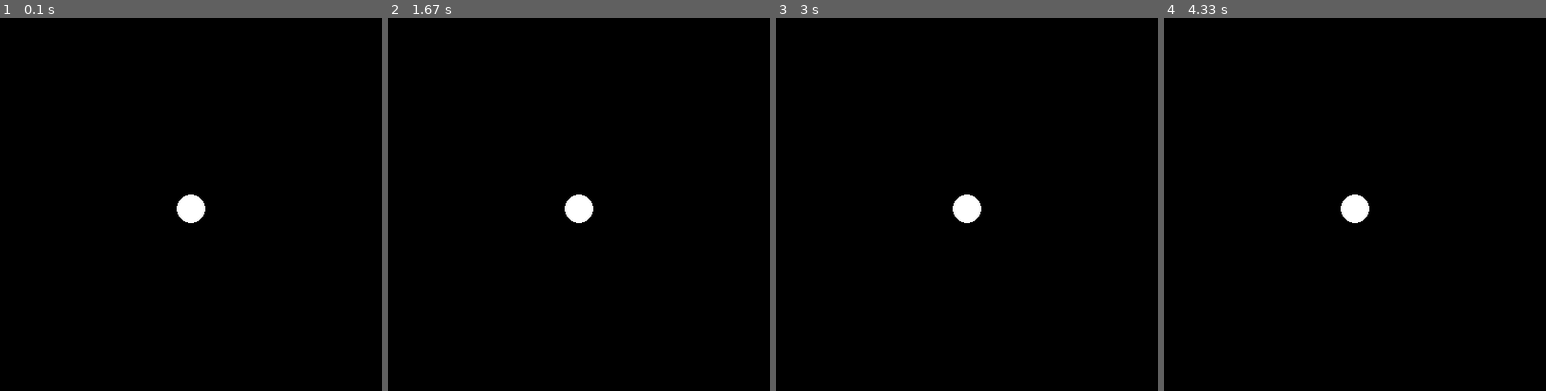
Above: before the commit, frames 1-4 (left to right).
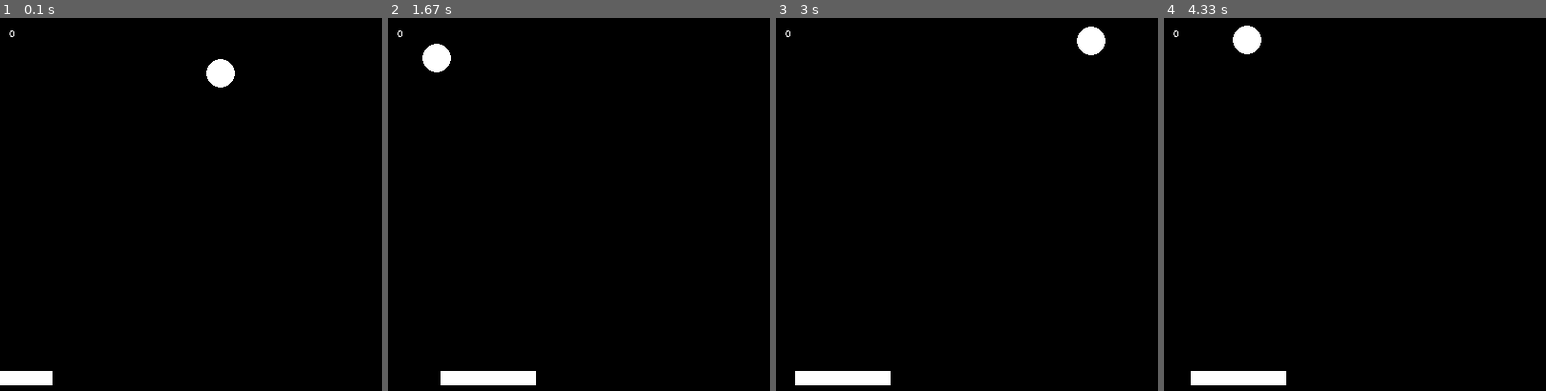
Above: after the commit, the same moments.

Repository: JackDaniels2005/Python
Game: pygame game, started from Pygame/PongGame/Pong.py
The game is run twice, just before and just after one commit, with the same random seed, the same clock (stepped at 60 frames per second) and the same inputs.
Inputs (mouse positions are in pixels of both pictures, inside the frame that each line leads up to):
- Up to frame 1 (0.1 s): no input
- Up to frame 2 (1.67 s): tap Space at 0.33, 0.73, 1.03 s; move the mouse to (487, 211) at 0.7 s; click (716, 342) at 1.22 s; click (487, 133) at 1.55 s
- Up to frame 3 (3 s): click (967, 256) at 1.88 s; click (913, 129) at 2.22 s; click (1100, 308) at 2.55 s; click (844, 245) at 2.88 s
- Up to frame 4 (4.33 s): click (1244, 133) at 3.22 s; click (1263, 275) at 3.55 s; click (1492, 297) at 3.88 s; click (1240, 349) at 4.22 s

The runs differ from the first frame. In frame 1, 1.4% of the frame differs, in the area x 0-62%, y 3-99%; in frame 2, 1.8%, in the area x 2-54%, y 3-99%; in frame 3, 1.8%; in frame 4, 1.8%.

Commit message:
Pong Completion

Diff:
--- a/Pygame/PongGame/Pong.py
+++ b/Pygame/PongGame/Pong.py
@@ -1,16 +1,58 @@
-import sys, pygame
+import sys, pygame, random
+
 
 pygame.init()
+pygame.font.init()
+myfont = pygame.font.SysFont('Comic Sans MS', 10)
+size = width, height = (400,400)
+win = pygame.display.set_mode(size)
+clock = pygame.time.Clock()
+displayName = pygame.display.set_caption("Ping Pong")
+#ball variables
+x = width/2
+y = 50
+r = 15
+#player variables
+playerY = height-30
+playerL = 100
+score = 0
 
-win = pygame.display.set_mode((400,400))
-displayName = pygame.display.set_caption("Ping Pong")
-x = 200
-y = 200
+speed = [random.uniform(-0.5,0.5),random.uniform(-0.5,0.5)]
+Game = True
 
-while True:
+
+while Game:
     for event in pygame.event.get():
         if event.type == pygame.QUIT:
-            sys.exit()
+            Game = False
+        if event.type == pygame.KEYUP:
+            if event.key == pygame.K_SPACE:
+                score = 0
+                x, y = width/2, 50
+                speed = [random.uniform(-0.5,0.5),random.uniform(-0.5,0.5)]
 
-    pygame.draw.circle(win,(255,255,255),(x,y),15)
+
+
+    dt = clock.tick()
+    mousepos = mousex, mousey = pygame.mouse.get_pos()
+    playerX = mousex-playerL/2
+    win.fill((0,0,0))
+    pygame.draw.circle(win,(255,255,255),(x,y),r)
+    pygame.draw.rect(win,(255,255,255),(playerX,playerY,playerL,15))
+    scr = str(score)
+    textsurface = myfont.render(scr, False, (255, 255, 255))
+    win.blit(textsurface,(10,10))
     pygame.display.flip()
+    x += speed[0]*dt
+    y += speed[1]*dt
+
+    if(x+r+speed[0]>width or x-r+speed[0]<0):
+        speed[0] = -speed[0]
+    if(y-r+speed[1]<0):
+        speed[1] = -speed[1]
+    if(y+r+speed[1]>playerY and y+r+speed[1]<playerY+15):
+        if(x+r+speed[0]>playerX and x+r+speed[0]<playerX+100):
+            speed[1] = -speed[1]
+            score += 1
+
+sys.exit()
